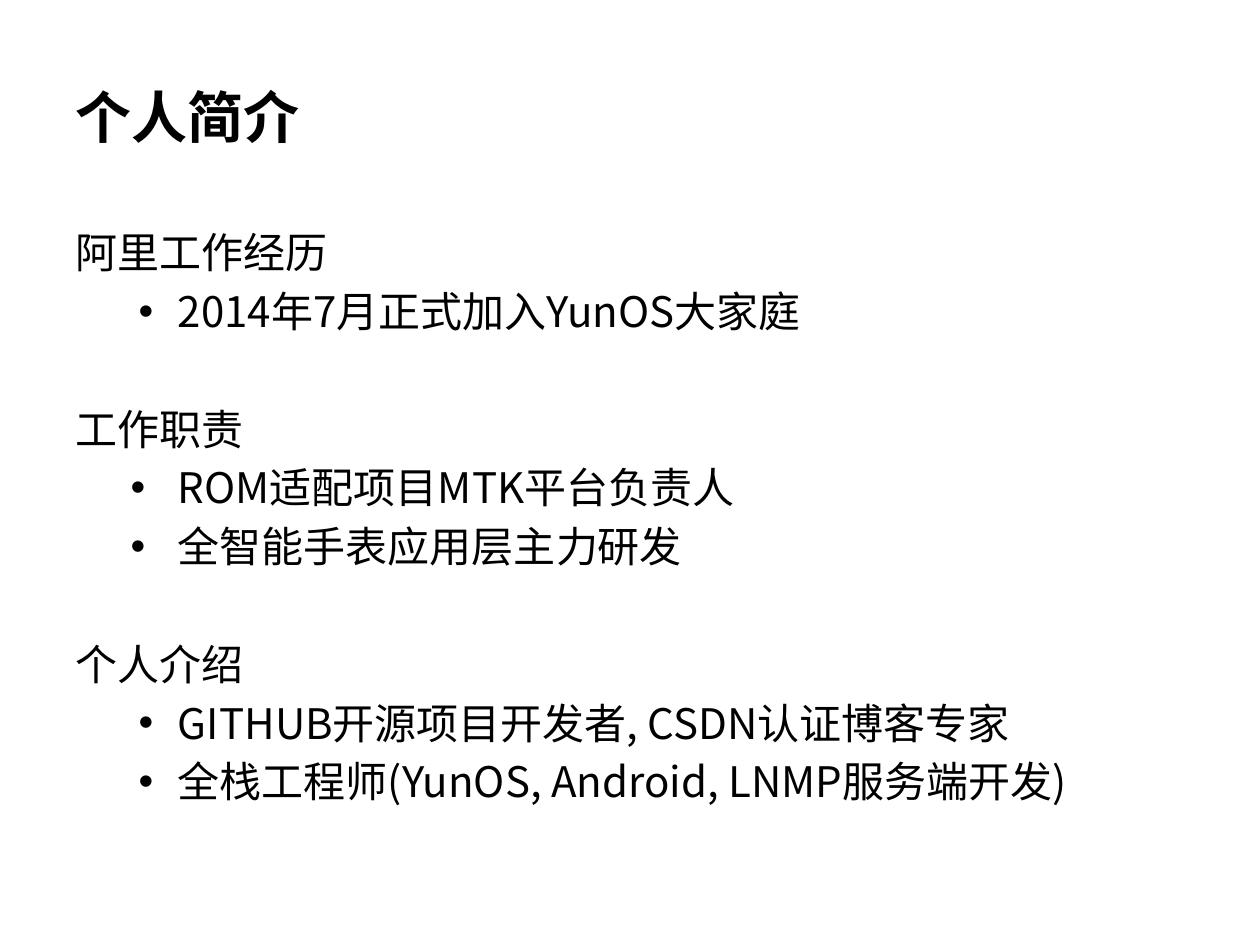
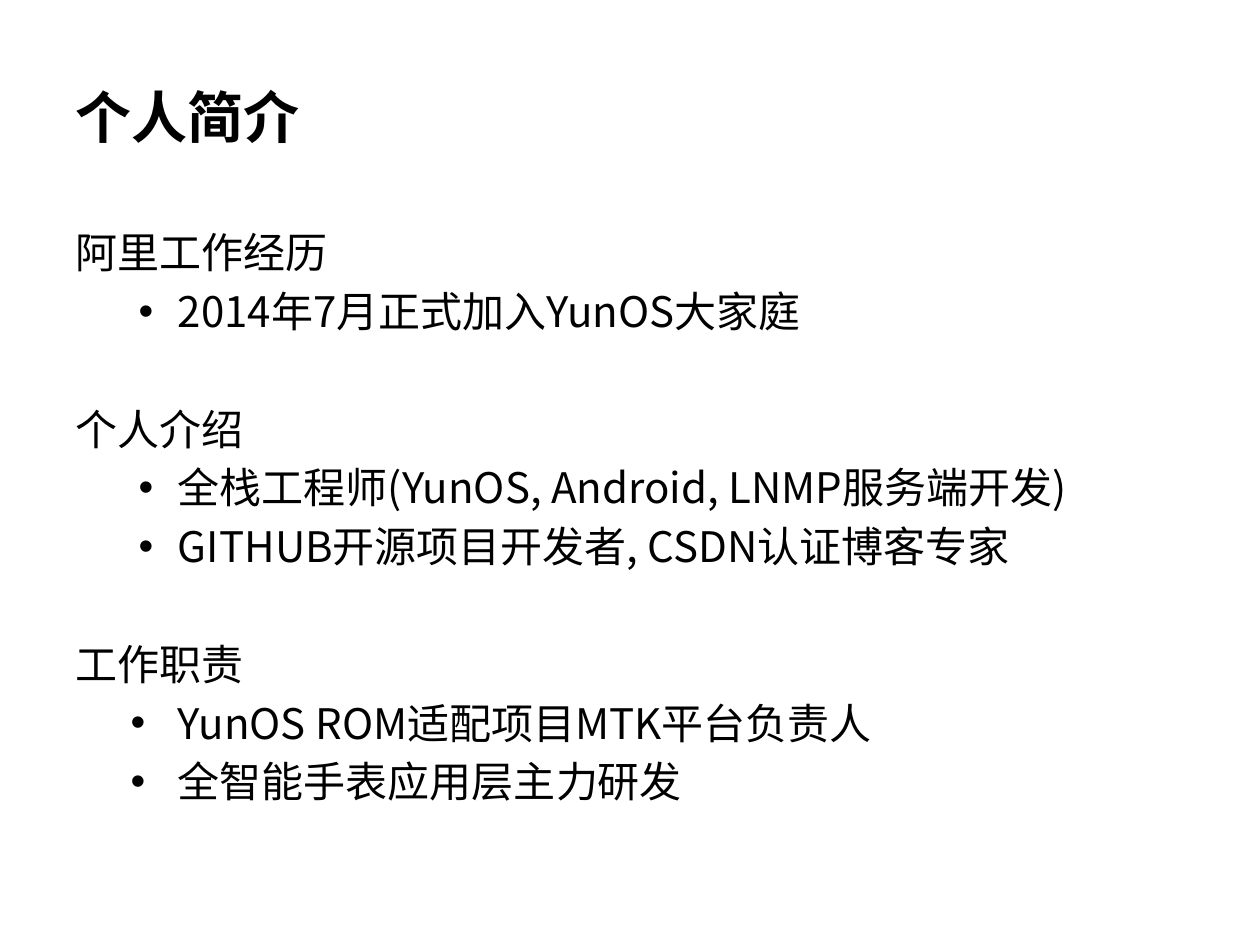
Before and after one commit to wangzhengyi/WangZhengyi, a slide deck: slide 2 of promote/2016-promote-p6.pptx. Drawn at 1260x945 pixels with LibreOffice and Linux fonts; fonts in the diff are those of the drawing. Boxes give left, top, right and bottom in pixels: in the first picture for what was removed or moved away, otherwise in the second. Text is boxed around its words. In the diff, an @@ line names an element or a change of style, - is before the commit and + after.

```diff
--- a/promote/2016-promote-p6.pptx
+++ b/promote/2016-promote-p6.pptx
@@ text at [76, 409, 1066, 570]: paragraphs added @@
+个人介绍
+  • 全栈工程师(YunOS, Android, LNMP服务端开发)
+  • GITHUB开源项目开发者, CSDN认证博客专家
@@ text at [76, 644, 1066, 805]: paragraphs removed @@
-个人介绍
-  • GITHUB开源项目开发者, CSDN认证博客专家
-  • 全栈工程师(YunOS, Android, LNMP服务端开发)
@@ text at [178, 703, 871, 743]: text changed @@
-    • ROM适配项目MTK平台负责人
+    • YunOS ROM适配项目MTK平台负责人
```
Also in this commit, not shown: 10 other slides changed.
